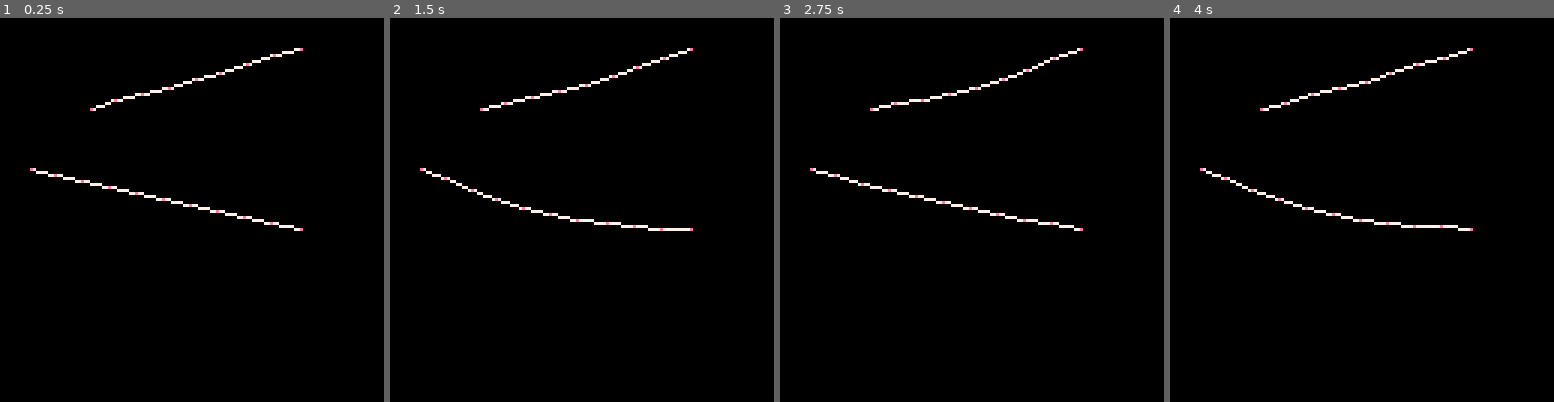
Above: before the commit, frames 1-4 (left to right).
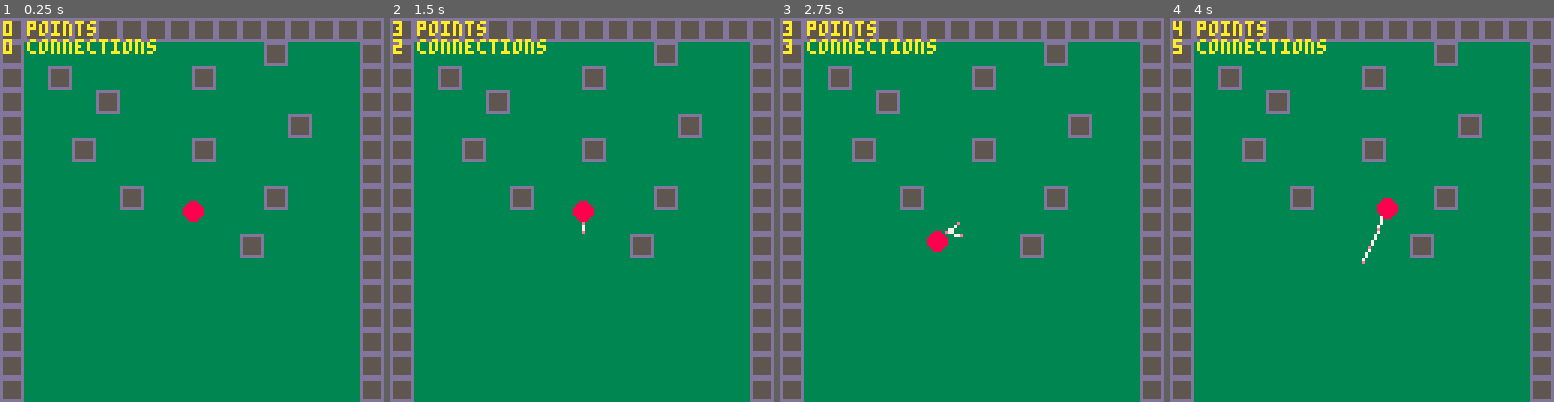
Above: after the commit, the same moments.

Repository: aylanonsense/8-legs-to-love
Game: PICO-8 cartridge spider.p8
Two runs of this game, one before a commit and one after it. Both use one fixed random seed, a clock stepped at 60 frames per second and the inputs below.
Inputs:
- Up to frame 1 (0.25 s): no input
- Up to frame 2 (1.5 s): tap O (Z key) at 0.33, 0.7, 1.43 s
- Up to frame 3 (2.75 s): hold Left 1.97-2.37 s; tap O (Z key) at 2.22 s; hold Down from 2.42 s (still down)
- Up to frame 4 (4 s): release Down at 2.82 s; hold Right 2.87-3.53 s; tap O (Z key) at 3.1, 3.98 s; hold Up from 3.58 s (still down)

The runs differ from the first frame. In frame 1, 100% of the frame differs, in the area x 0-100%, y 0-100%; in frame 2, 100%; in frame 3, 100%; in frame 4, 100%.

Commit message:
Can move flying spider around, can make webs that attach to existing webs, looks pretty good, need a refactor

Diff:
--- a/spider.p8
+++ b/spider.p8
@@ -2,35 +2,84 @@
 version 8
 __lua__
 
+spider={
+	["x"]=64,
+	["y"]=64,
+	["spun_web_start_point"]=nil,
+	["spun_web_end_point"]=nil,
+	["subpoints_in_spun_web"]=0,
+	["is_spinning_web"]=false,
+	["is_extending_web"]=false
+}
+web_physics={
+	["standard"]={
+		["gravity"]=0.02,
+		["friction"]=0.95,
+		["elasticity"]=1.00,
+		["break_ratio"]=4.00,
+		["force_mult"]=0.2
+	}
+}
+bugs={spider}
 web_points={}
 web_connections={}
+tiles={}
+
+function find_closest_point_not_being_spun(x,y,max_dist)
+	local i
+	local closest_point=nil
+	local closest_point_square_dist=nil
+	for i=1,#web_points do
+		if web_points[i].is_alive and not web_points[i].is_being_spun then
+			local x2=web_points[i].x
+			local y2=web_points[i].y
+			local dx=x2-x
+			local dy=y2-y
+			local square_dist=dx*dx+dy*dy
+			if square_dist <= max_dist*max_dist and (not closest_point or square_dist<closest_point_square_dist) then
+				closest_point=web_points[i]
+				closest_point_square_dist=square_dist
+			end
+		end
+	end
+	return closest_point
+end
 
 next_web_point_id=0
 function create_web_point(x,y,is_fixed)
+	x=mid(0,x,127)
+	y=mid(0,y,127)
 	local pt={
 		["id"]=next_web_point_id,
 		["x"]=x,
 		["y"]=y,
 		["vx"]=0,
 		["vy"]=0,
-		["is_fixed"]=is_fixed
+		["is_fixed"]=is_fixed,
+		["is_alive"]=true,
+		["is_being_spun"]=true,
+		["type"]="standard",
+		["physics"]=web_physics.standard
 	}
 	add(web_points,pt)
 	next_web_point_id+=1
 	return pt
 end
 
-function create_web_connection(pt1,pt2)
-	local dx=pt2.x-pt1.x
-	local dy=pt2.y-pt1.y
-	local len=sqrt(dx*dx+dy*dy)
-
-	local max_elasticity=1.0
-	local break_ratio=3.0
-	local force_mult=0.2
+function create_web_connection(pt1,pt2,len)
+	if not len then
+		local dx=pt2.x-pt1.x
+		local dy=pt2.y-pt1.y
+		len=max(3,sqrt(dx*dx+dy*dy))
+	end
+
+	local physics=pt1.physics
+	local max_elasticity=physics.elasticity
+	local break_ratio=physics.break_ratio
+	local force_mult=physics.force_mult
 	local starting_length=len/(1+max_elasticity/2)
 
-	add(web_connections,{
+	local conn={
 		["pt1"]=pt1,
 		["pt2"]=pt2,
 		["starting_length"]=starting_length,
@@ -38,8 +87,12 @@
 		["break_length"]=break_ratio*starting_length,
 		["max_elasticity"]=max_elasticity,
 		["percent_elasticity_remaining"]=1,
+		["type"]=pt1.type,
+		["physics"]=physics,
 		["force_mult"]=force_mult
-	})
+	}
+	add(web_connections,conn)
+	return conn
 end
 
 function create_web_strand(x1,y1,x2,y2)
@@ -58,18 +111,63 @@
 	create_web_connection(prev_web,end_web)
 end
 
+function load_tiles(map)
+	local r
+	local c
+	for r=1,#map do
+		for c=1,#map[r] do
+			local s=sub(map[r],c,c)
+			if s=="x" then
+				tiles[r][c]={
+					["sprite"]=0,
+					["is_solid"]=true
+				}
+			else
+				tiles[r][c]=false
+			end
+		end
+	end
+end
+
 function _init()
-	create_web_strand(10,50,100,70)
-	create_web_strand(30,30,100,10)
+	local r
+	local c
+	for r=1,16 do
+		tiles[r]={}
+		for c=1,16 do
+			tiles[r][c]=false
+		end
+	end
+	load_tiles({
+		"xxxxxxxxxxxxxxxx",
+		"x          x   x",
+		"x x     x      x",
+		"x   x          x",
+		"x           x  x",
+		"x  x    x      x",
+		"x              x",
+		"x    x     x   x",
+		"x              x",
+		"x         x    x",
+		"x              x",
+		"x              x",
+		"x              x",
+		"x              x",
+		"x              x",
+		"x              x"
+	})
 end
 
 function update_web_point(pt)
 	if not pt.is_fixed then
-		pt.vy+=0.02
+		pt.vy+=pt.physics.gravity
 		pt.x+=pt.vx
 		pt.y+=pt.vy
-		pt.vx*=0.99
-		pt.vy*=0.99
+		pt.vx*=pt.physics.friction
+		pt.vy*=pt.physics.friction
+	end
+	if pt.x>127+20 or pt.x<0-20 or pt.y<0-20 or pt.y>127+20 then
+		pt.is_alive=false
 	end
 end
 
@@ -103,11 +201,105 @@
 	end
 end
 
+function update_spider()
+	if btn(0) then
+		spider.x-=1
+	end
+	if btn(1) then
+		spider.x+=1
+	end
+	if btn(2) then
+		spider.y-=1
+	end
+	if btn(3) then
+		spider.y+=1
+	end
+	if spider.spun_web_end_point then
+		spider.spun_web_end_point.x=spider.x
+		spider.spun_web_end_point.y=spider.y
+	end
+	-- if z is pressed, it either means to start spinning or to stop spinning
+	if btnp(4) then
+		-- start spinning
+		if not spider.is_spinning_web then
+			spider.is_spinning_web=true
+			spider.is_extending_web=true
+			local start_point=find_closest_point_not_being_spun(spider.x,spider.y,10)
+			if start_point then
+				spider.spun_web_start_point=start_point
+			else
+				-- determine if there is a tile
+				local col=1+flr(spider.x/8)
+				local row=1+flr(spider.y/8)
+				if tiles[row][col] and tiles[row][col].is_solid then
+					spider.spun_web_start_point=create_web_point(spider.x,spider.y,true)
+				else
+					spider.spun_web_start_point=create_web_point(spider.x,spider.y,false)
+				end
+			end
+			spider.spun_web_end_point=create_web_point(spider.x,spider.y,true)
+			spider.subpoints_in_spun_web=0
+			create_web_connection(spider.spun_web_end_point,spider.spun_web_start_point,10)
+		-- stop spinning
+		elseif not spider.is_extending_web then
+			local pt=find_closest_point_not_being_spun(spider.x,spider.y,10)
+			if pt then
+				create_web_connection(spider.spun_web_end_point,pt,10) --TODO this does not work
+				spider.spun_web_end_point.is_fixed=false
+				spider.spun_web_end_point.vx=0
+				spider.spun_web_end_point.vy=0
+			else
+				-- determine if there is a tile
+				local col=1+flr(spider.x/8)
+				local row=1+flr(spider.y/8)
+				if not tiles[row][col] or not tiles[row][col].is_solid then
+					spider.spun_web_end_point.is_fixed=false
+					spider.spun_web_end_point.vx=0
+					spider.spun_web_end_point.vy=0
+				end
+			end
+			spider.is_spinning_web=false
+			spider.spun_web_start_point=nil
+			spider.spun_web_end_point=nil
+			spider.subpoints_in_spun_web=0
+			foreach(web_points,function(pt)
+				pt.is_being_spun=false
+			end)
+		end
+	-- if z is not held, we can stop extending the web
+	elseif not btn(4) then
+		-- stop extending
+		if spider.is_spinning_web and spider.is_extending_web then
+			spider.is_extending_web=false
+		end
+	end
+	-- keep creating subpoints when spinning web
+	if spider.is_spinning_web and spider.is_extending_web then
+		local dx=spider.x-spider.spun_web_start_point.x
+		local dy=spider.y-spider.spun_web_start_point.y
+		local len=sqrt(dx*dx+dy*dy)
+		local num_subweb=flr(0.5+len/8)
+		if spider.subpoints_in_spun_web<num_subweb then
+			spider.subpoints_in_spun_web+=1
+			local pt=spider.spun_web_end_point
+			pt.is_fixed=false
+			pt.vx=0
+			pt.vy=0
+			spider.spun_web_end_point=create_web_point(spider.x,spider.y,true)
+			create_web_connection(pt,spider.spun_web_end_point,10)
+		end
+	end
+end
+
 function _update()
+	update_spider()
 	foreach(web_connections,update_web_connection)
 	foreach(web_points,update_web_point)
+	web_points=filter_list(web_points,function(pt)
+		return pt.is_alive
+	end)
 	web_connections=filter_list(web_connections,function(conn)
-		return conn.percent_elasticity_remaining>0
+		return conn.percent_elasticity_remaining>0 and conn.pt1.is_alive and conn.pt2.is_alive
 	end)
 end
 
@@ -136,10 +328,30 @@
 	line(conn.pt1.x,conn.pt1.y,conn.pt2.x,conn.pt2.y)
 end
 
+function draw_bug(bug)
+	circfill(bug.x,bug.y,3,8)
+end
+
+function draw_tile(tile,col,row)
+	spr(tile.sprite,8*(col-1),8*(row-1))
+end
+
 function _draw()
-	rectfill(0,0,127,127,0)
+	rectfill(0,0,127,127,3)
+	local r
+	local c
+	for r=1,16 do
+		for c=1,16 do
+			if tiles[r][c] then
+				draw_tile(tiles[r][c],c,r)
+			end
+		end
+	end
 	foreach(web_connections,draw_web_connection)
 	foreach(web_points,draw_web_point)
+	foreach(bugs,draw_bug)
+	print(#web_points.." points",1,1,10)
+	print(#web_connections.." connections",1,7,10)
 end
 
 function filter_list(list,func)
@@ -154,14 +366,14 @@
 end
 
 __gfx__
-00000000000000000000000000000000000000000000000000000000000000000000000000000000000000000000000000000000000000000000000000000000
-00000000000000000000000000000000000000000000000000000000000000000000000000000000000000000000000000000000000000000000000000000000
-00000000000000000000000000000000000000000000000000000000000000000000000000000000000000000000000000000000000000000000000000000000
-00000000000000000000000000000000000000000000000000000000000000000000000000000000000000000000000000000000000000000000000000000000
-00000000000000000000000000000000000000000000000000000000000000000000000000000000000000000000000000000000000000000000000000000000
-00000000000000000000000000000000000000000000000000000000000000000000000000000000000000000000000000000000000000000000000000000000
-00000000000000000000000000000000000000000000000000000000000000000000000000000000000000000000000000000000000000000000000000000000
-00000000000000000000000000000000000000000000000000000000000000000000000000000000000000000000000000000000000000000000000000000000
+dddddddd000000000000000000000000000000000000000000000000000000000000000000000000000000000000000000000000000000000000000000000000
+d555555d000000000000000000000000000000000000000000000000000000000000000000000000000000000000000000000000000000000000000000000000
+d555555d000000000000000000000000000000000000000000000000000000000000000000000000000000000000000000000000000000000000000000000000
+d555555d000000000000000000000000000000000000000000000000000000000000000000000000000000000000000000000000000000000000000000000000
+d555555d000000000000000000000000000000000000000000000000000000000000000000000000000000000000000000000000000000000000000000000000
+d555555d000000000000000000000000000000000000000000000000000000000000000000000000000000000000000000000000000000000000000000000000
+d555555d000000000000000000000000000000000000000000000000000000000000000000000000000000000000000000000000000000000000000000000000
+dddddddd000000000000000000000000000000000000000000000000000000000000000000000000000000000000000000000000000000000000000000000000
 00000000000000000000000000000000000000000000000000000000000000000000000000000000000000000000000000000000000000000000000000000000
 00000000000000000000000000000000000000000000000000000000000000000000000000000000000000000000000000000000000000000000000000000000
 00000000000000000000000000000000000000000000000000000000000000000000000000000000000000000000000000000000000000000000000000000000
